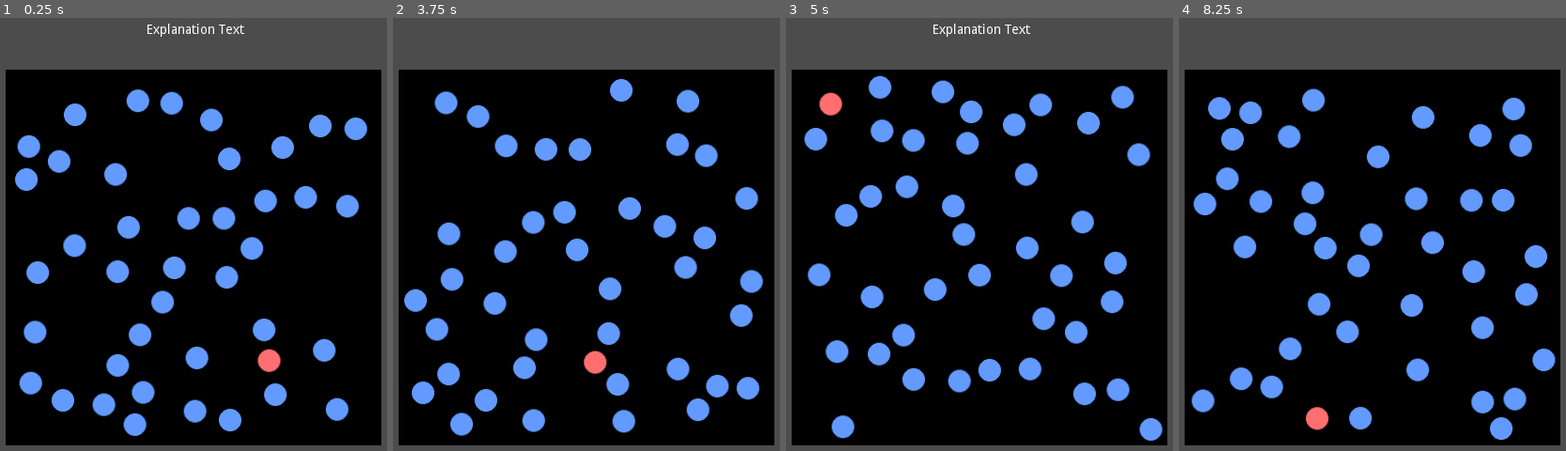
Above: before the commit, frames 1-4 (left to right).
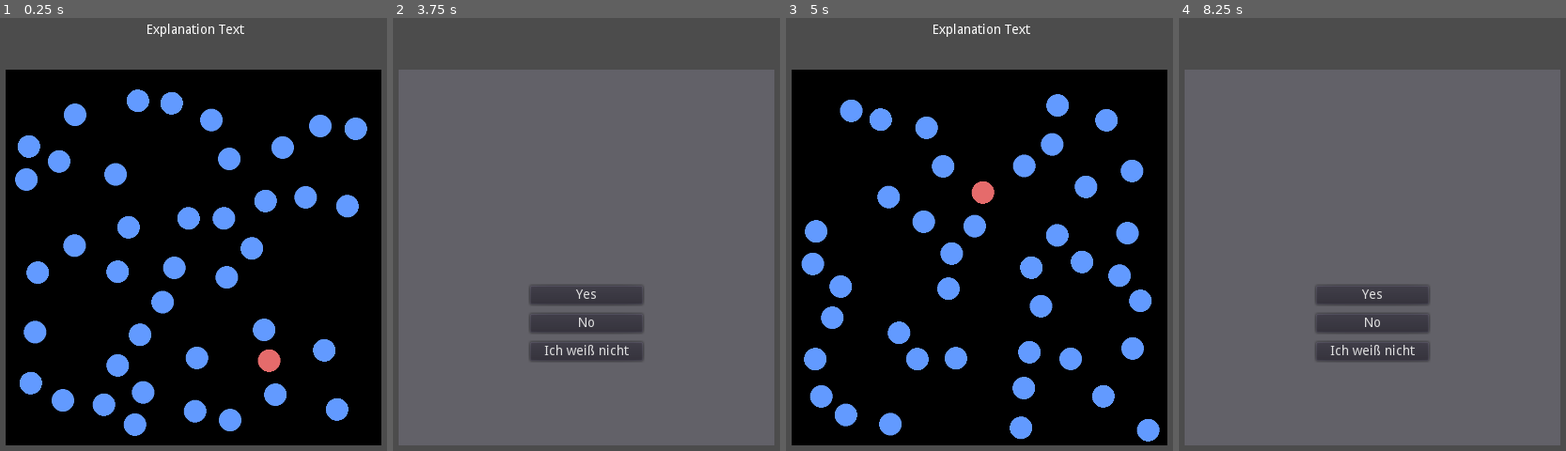
Above: after the commit, the same moments.

Repository: nevs-devs/preattentiv
Game: Godot game, scene res://Main.tscn
Same seed, same stepped clock (60 frames per second), same inputs: the game is played once before the commit and once after it.
Inputs:
- Up to frame 1 (0.25 s): no input
- Up to frame 2 (3.75 s): tap Enter (ui_accept) at 0.5, 0.6, 0.77, 1.07, 1.25, 1.35, 1.52, 1.82, 2, 2.1, 2.85, 3.02, 3.32, 3.5, 3.6 s
- Up to frame 3 (5 s): tap Enter (ui_accept) at 3.77, 4.07 s; click "Yes" at 4.25 s
- Up to frame 4 (8.25 s): tap Enter (ui_accept) at 5, 5.1, 5.27, 5.57, 5.75, 5.85, 6.6, 6.77, 7.07, 7.35, 7.52, 7.82, 8.1 s

The runs differ from the first frame. In frame 1, 1.7% of the frame differs, in the area x 3-95%, y 16-97%; in frame 2, 84%; in frame 3, 18%; in frame 4, 84%, in the area x 1-99%, y 11-99%.

Commit message:
more objects
base scale for all objects

Diff:
--- a/Main.gd
+++ b/Main.gd
@@ -13,7 +13,7 @@
 
 var time_counter = 0
 
-var duration_index = 4
+var duration_index = 0
 
 func _ready():
 	start_explanation()
--- /dev/null
+++ b/Object.gd
@@ -0,0 +1,11 @@
+extends Sprite
+
+var initial_pos: Vector2
+var is_moving: bool
+
+func _ready() -> void:
+	initial_pos = position
+
+func _process(delta) -> void:
+	if is_moving:
+		pass
--- a/Object.tscn
+++ b/Object.tscn
@@ -1,6 +1,8 @@
-[gd_scene load_steps=2 format=2]
+[gd_scene load_steps=3 format=2]
 
 [ext_resource path="res://res/blue_circle.png" type="Texture" id=1]
+[ext_resource path="res://Object.gd" type="Script" id=2]
 
 [node name="Object" type="Sprite"]
 texture = ExtResource( 1 )
+script = ExtResource( 2 )
--- a/Show.gd
+++ b/Show.gd
@@ -3,13 +3,12 @@
 var object_scene: PackedScene = preload("res://Object.tscn")
 var objects: Array = []
 
-
-func show_objects(subject: String, distractors: Array, count: int, show_subject: bool):
+func show_objects(subject: String, distractors: Array, count: int, show_subject: bool = true, scaling: float = 0.5, rotating: bool = false):
 	if show_subject:
-		_spawn_object(subject)
+		_spawn_object(subject, scaling, rotating)
 
 	for _i in range(count):
-		_spawn_object(distractors[randi() % distractors.size()])
+		_spawn_object(distractors[randi() % distractors.size()], scaling, rotating)
 
 
 func clear() -> void:
@@ -21,22 +20,32 @@
 func _ready() -> void:
 	randomize()
 
-func _spawn_object(type: String) -> void:
+func _process(delta) -> void:
+	if Input.is_action_just_pressed("ui_accept"):
+		clear()
+		show_objects("stretched1", ["stretched2"], 20, true, 0.5, false)
+
+func _spawn_object(type: String, scaling: float, rotating: bool) -> void:
 	var obj = object_scene.instance()
 	add_child(obj)
 	obj.texture = load("res://res/" + type + ".png")
-	obj.position = _random_free_position()
+	obj.position = _random_free_position(scaling)
+	obj.scale *= scaling
+	obj.is_moving = "motion" in type
+	if rotating:
+		obj.rotate(randf() * (2 * PI))
 	objects.append(obj)
 
-func _random_free_position() -> Vector2:
+func _random_free_position(scaling: float) -> Vector2:
 	var pos_found = false
 	var pos = Vector2.ZERO
+	var margin = 64 * scaling
 
 	while not pos_found:
 		pos_found = true
-		pos = Vector2(randf() * 368 - 184, randf() * 368 - 184)
+		pos = Vector2(randf() * (400 - margin) - (200 - margin / 2.0), randf() * (400 - margin) - (200 - margin / 2.0))
 		for o in objects:
-			if pos.distance_to(o.position) < 32:
+			if pos.distance_to(o.position) < margin:
 				pos_found = false
 				break
 
Binary file changed: res/blue_circle.png
Binary file changed: res/blue_square.png
Binary file added: res/closure1.png
Binary file added: res/closure2.png
Binary file changed: res/red_circle.png
Binary file changed: res/red_square.png
Binary file added: res/size1.png
Binary file added: res/size2.png
Binary file added: res/stretched1.png
Binary file added: res/stretched2.png
